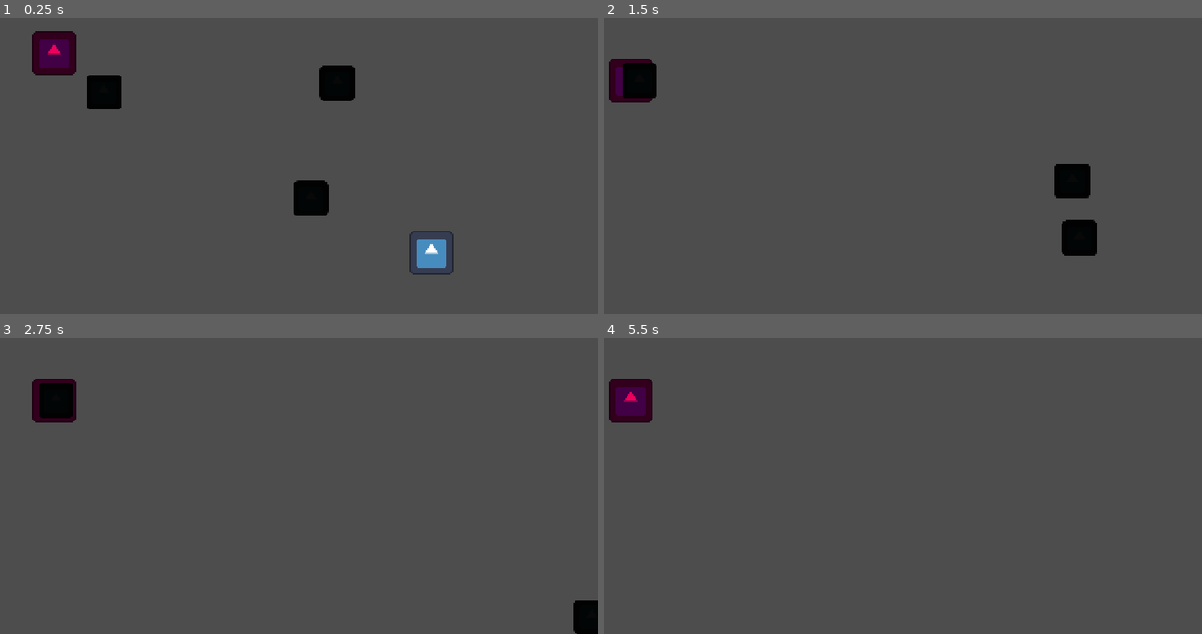
Above: before the commit, frames 1-4 (two rows, left to right).
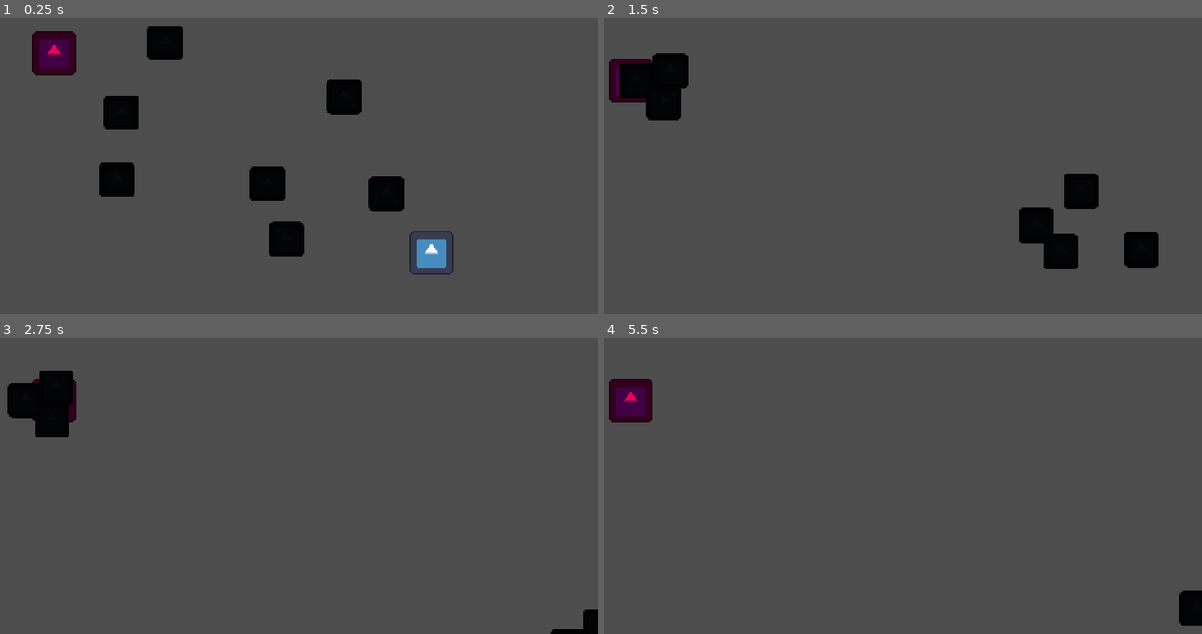
Above: after the commit, the same moments.

Repository: wall-daniel/AbyssalPixelJam9
Game: Godot game, scene res://Scenes/game.tscn
The game is run twice, just before and just after one commit, with the same random seed, the same clock (stepped at 60 frames per second) and the same inputs. The engine's default icon, where the game draws it, is replaced by a stand-in: a white triangle on a blue panel in a dark square.
Inputs:
- Up to frame 1 (0.25 s): no input
- Up to frame 2 (1.5 s): hold Right (p1-right) 0.53-1.28 s; tap S (p2-down) at 0.6 s; hold Down (p1-down) from 1.28 s (still down); tap A (p2-left) at 1.35 s
- Up to frame 3 (2.75 s): release Down (p1-down) at 2.03 s; hold Right (p1-right) from 2.03 s (still down); tap D (p2-right) at 2.1 s
- Up to frame 4 (5.5 s): release Right (p1-right) at 2.78 s; hold Up (p1-up) 2.78-3.53 s; tap W (p2-up) at 2.85 s; tap Enter at 3.5 s; hold Left (p1-left) 3.53-5.03 s; tap Space (zap) at 3.6, 4.25 s; tap S (p2-down) at 4.35 s; hold Down (p1-down) from 5.03 s (still down); tap A (p2-left) at 5.1 s

The runs differ from the first frame. In frame 1, 5.9% of the frame differs, in the area x 14-68%, y 2-81%; in frame 2, 4.3%; in frame 3, 1.5%; in frame 4, 0.5%.

Commit message:
Added enemy spawning

Diff:
--- a/Scenes/game.tscn
+++ b/Scenes/game.tscn
@@ -3,7 +3,7 @@
 [ext_resource type="PackedScene" uid="uid://xf3st41xiic" path="res://Scenes/player1.tscn" id="1_1c0dr"]
 [ext_resource type="Script" path="res://Scripts/game.gd" id="1_ps43w"]
 [ext_resource type="PackedScene" uid="uid://bgbrtwptk61b1" path="res://Scenes/player2.tscn" id="2_ucsvu"]
-[ext_resource type="PackedScene" uid="uid://ibooixg6ee1u" path="res://Scenes/enemy.tscn" id="3_1hkjn"]
+[ext_resource type="PackedScene" uid="uid://conbiiiex5m3y" path="res://Scenes/spawn.tscn" id="5_er2mk"]
 
 [node name="Game" type="Node2D"]
 script = ExtResource("1_ps43w")
@@ -14,15 +14,29 @@
 [node name="Player2" parent="." instance=ExtResource("2_ucsvu")]
 position = Vector2(82, 79)
 
-[node name="Enemies" type="Node" parent="."]
+[node name="Enemies" type="Node2D" parent="."]
 
-[node name="Enemy" parent="Enemies" instance=ExtResource("3_1hkjn")]
-position = Vector2(247, 175)
+[node name="SpawnLocation" type="Node2D" parent="."]
 
-[node name="Enemy3" parent="Enemies" instance=ExtResource("3_1hkjn")]
-position = Vector2(277, 79)
+[node name="Spawn" parent="SpawnLocation" instance=ExtResource("5_er2mk")]
+position = Vector2(188, 69)
 
-[node name="Enemy2" parent="Enemies" instance=ExtResource("3_1hkjn")]
-position = Vector2(138, 123)
+[node name="Spawn2" parent="SpawnLocation" instance=ExtResource("5_er2mk")]
+position = Vector2(282, 89)
+
+[node name="Spawn3" parent="SpawnLocation" instance=ExtResource("5_er2mk")]
+position = Vector2(150, 139)
+
+[node name="Spawn4" parent="SpawnLocation" instance=ExtResource("5_er2mk")]
+position = Vector2(215, 165)
+
+[node name="Spawn5" parent="SpawnLocation" instance=ExtResource("5_er2mk")]
+position = Vector2(139, 194)
+
+[node name="Spawn6" parent="SpawnLocation" instance=ExtResource("5_er2mk")]
+position = Vector2(227, 213)
+
+[node name="Spawn7" parent="SpawnLocation" instance=ExtResource("5_er2mk")]
+position = Vector2(310, 162)
 
 [connection signal="zap" from="Player1" to="." method="_on_player_1_zap"]
--- /dev/null
+++ b/Scenes/spawn.tscn
@@ -0,0 +1,6 @@
+[gd_scene load_steps=2 format=3 uid="uid://conbiiiex5m3y"]
+
+[ext_resource type="Script" path="res://Scripts/spawn.gd" id="1_vamk5"]
+
+[node name="Spawn" type="Marker2D"]
+script = ExtResource("1_vamk5")
--- /dev/null
+++ b/Scripts/spawn.gd
@@ -0,0 +1,13 @@
+extends Marker2D
+
+@onready var enemy = preload("res://Scenes/enemy.tscn")
+
+# Called when the node enters the scene tree for the first time.
+func _ready():
+	print(global_position)
+	spawn()
+
+
+func spawn():
+	var spawn_enemy = enemy.instantiate()
+	add_child(spawn_enemy)
